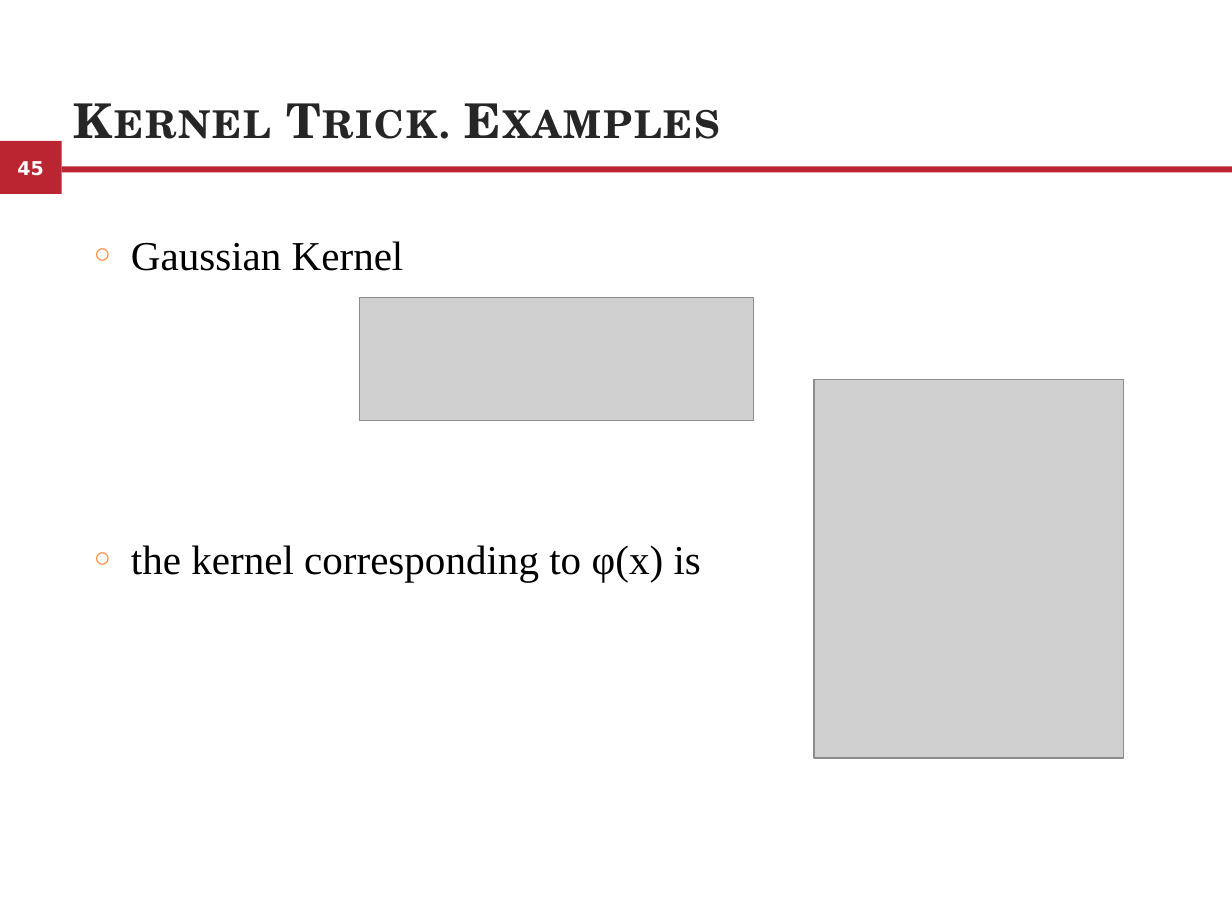
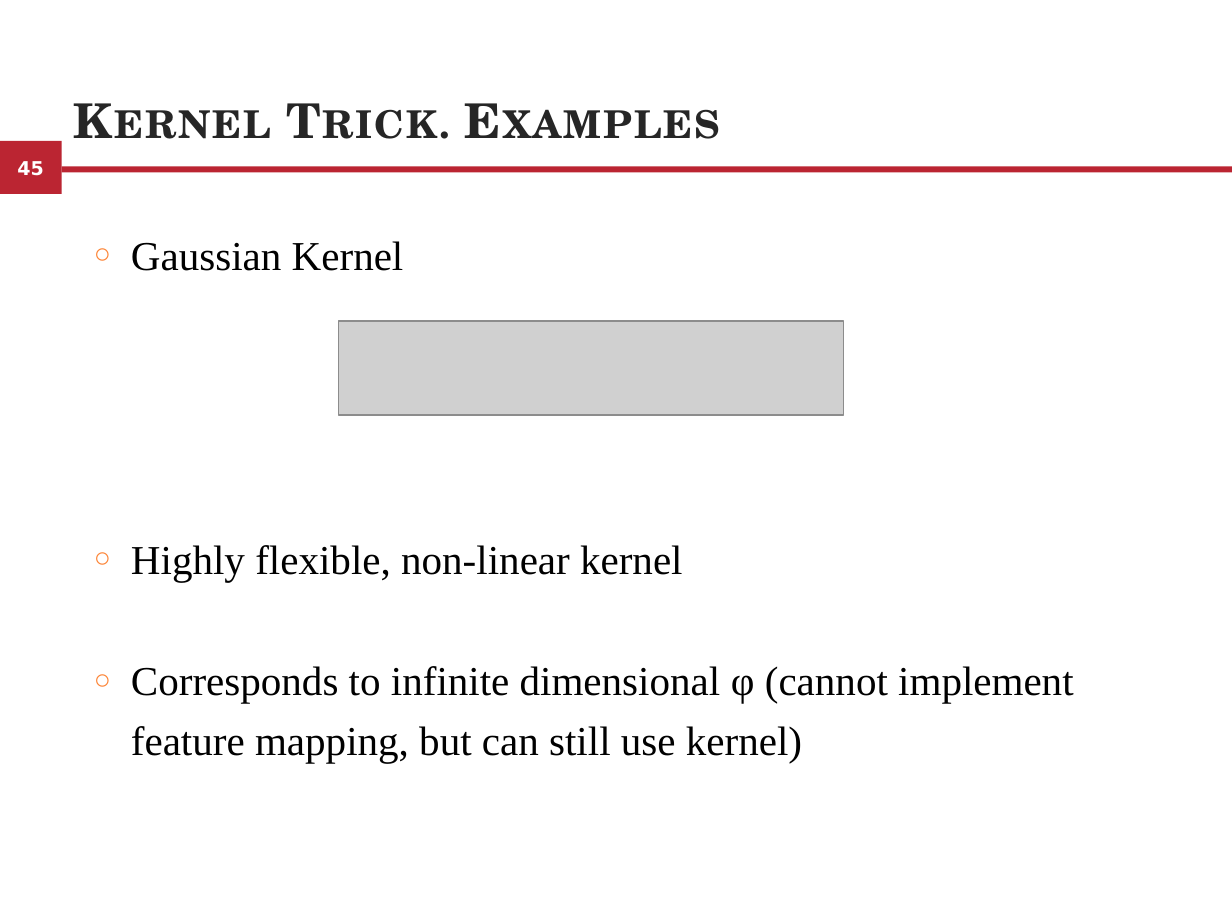
Before and after one commit to AlexandrNP/CSP571-2024, a slide deck: slide 45 of slides/CSP571-Lecture12-Boosting-SVM.pptx. Drawn at 1232x924 pixels with LibreOffice and Linux fonts; fonts in the diff are those of the drawing; grey boxes stand for pictures. Boxes give left, top, right and bottom in pixels: in the first picture for what was removed or moved away, otherwise in the second. Text is boxed around its words. In the diff, an @@ line names an element or a change of style, - is before the commit and + after.

Commit message:
Lectures added

```diff
--- a/slides/CSP571-Lecture12-Boosting-SVM.pptx
+++ b/slides/CSP571-Lecture12-Boosting-SVM.pptx
@@ picture: place and size @@
-picture at bbox=[360, 298, 754, 421]
+picture at bbox=[339, 322, 844, 415]
@@ picture removed at bbox=[814, 379, 1124, 758] @@
@@ text at bbox=[131, 545, 1073, 763]: text changed @@
-○ the kernel corresponding to φ(x) is
+○ Highly flexible, non-linear kernel
+○ Corresponds to infinite dimensional φ (cannot implement feature mapping, but can still use kernel)
```
Also in this commit, not shown: 16 other slides changed, 2 other files.
